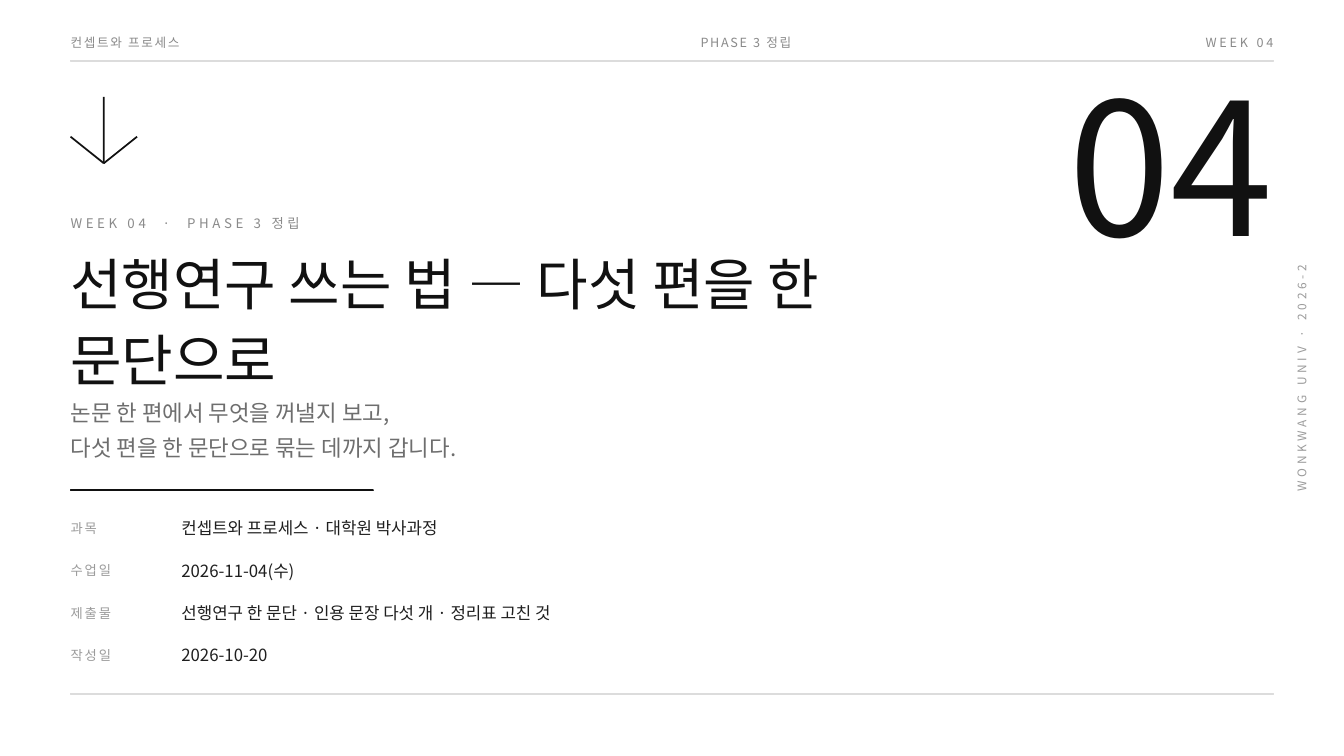
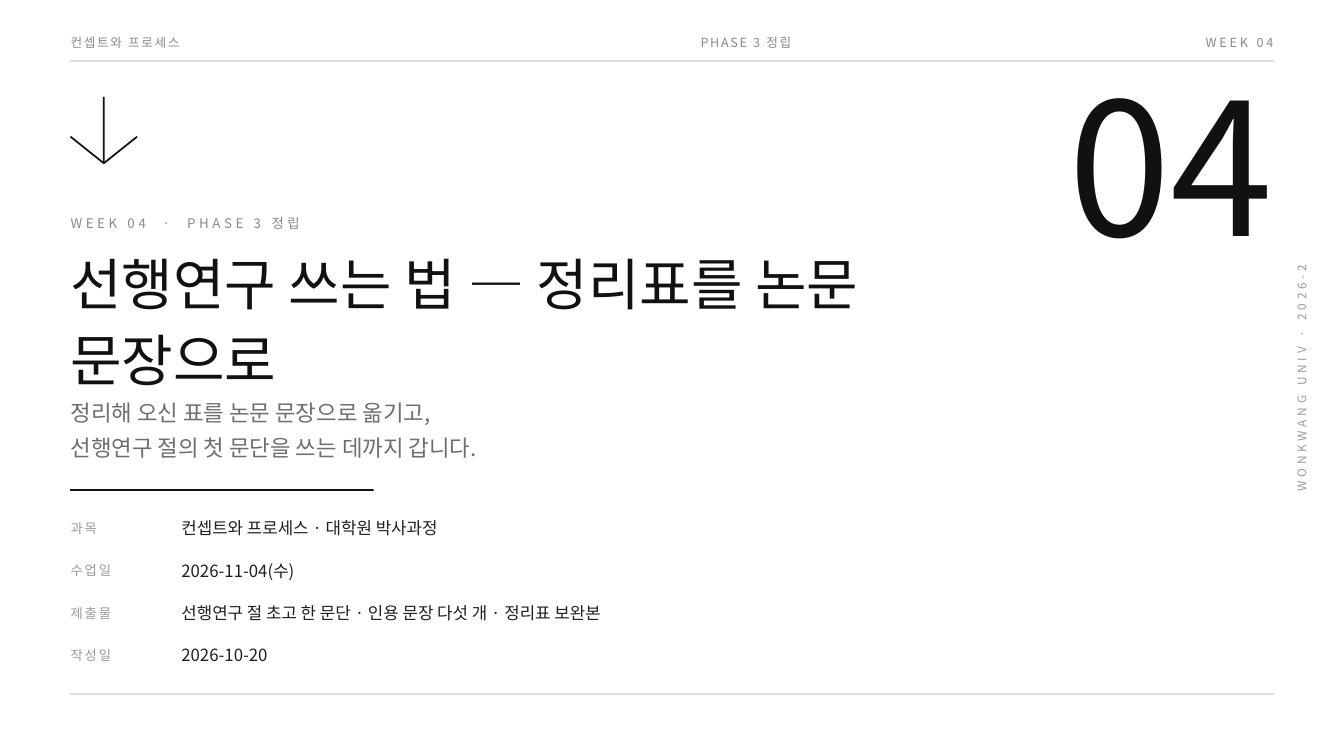
Before and after one commit to design-eng/MIN.D, a slide deck: slide 1 of dist/weeks-대학원/컨셉트와프로세스_04주차_선행연구쓰는법.pptx. Drawn at 1344x756 pixels with LibreOffice and Linux fonts; fonts in the diff are those of the drawing. Boxes give left, top, right and bottom in pixels: in the first picture for what was removed or moved away, otherwise in the second. Text is boxed around its words. In the diff, an @@ line names an element or a change of style, - is before the commit and + after.

```diff
--- a/dist/weeks-대학원/컨셉트와프로세스_04주차_선행연구쓰는법.pptx
+++ b/dist/weeks-대학원/컨셉트와프로세스_04주차_선행연구쓰는법.pptx
@@ text at bbox=[71, 258, 858, 386]: text changed @@
-선행연구 쓰는 법 — 다섯 편을 한 문단으로
+선행연구 쓰는 법 — 정리표를 논문 문장으로
@@ text at bbox=[71, 402, 477, 458]: text changed @@
-논문 한 편에서 무엇을 꺼낼지 보고,
-다섯 편을 한 문단으로 묶는 데까지 갑니다.
+정리해 오신 표를 논문 문장으로 옮기고,
+선행연구 절의 첫 문단을 쓰는 데까지 갑니다.
@@ text at bbox=[181, 605, 600, 621]: text changed @@
-선행연구 한 문단 · 인용 문장 다섯 개 · 정리표 고친 것
+선행연구 절 초고 한 문단 · 인용 문장 다섯 개 · 정리표 보완본
```
Also in this commit, not shown: 17 other slides changed, 1 slide added, 5 other files.
